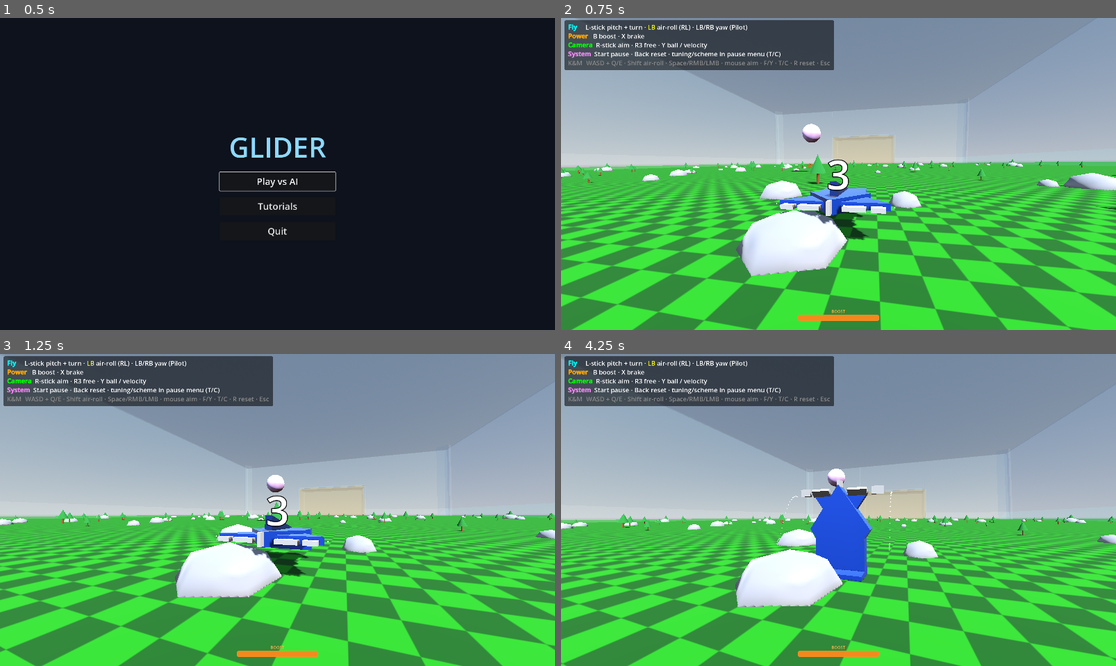
Above: before the commit, frames 1-4 (two rows, left to right).
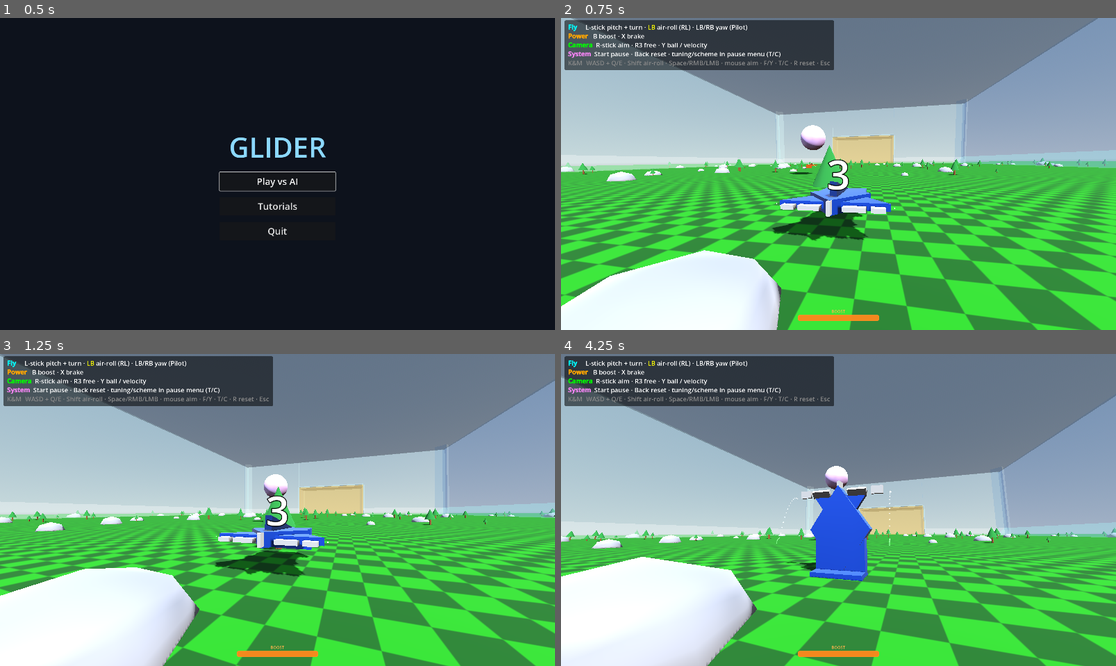
Above: after the commit, the same moments.

Repository: westonkelliher/glider
Game: Godot game, scene res://scenes/main_menu.tscn
Same seed, same stepped clock (60 frames per second), same inputs: the game is played once before the commit and once after it.
Inputs (mouse positions are in pixels of both pictures, inside the frame that each line leads up to):
- Up to frame 1 (0.5 s): no input
- Up to frame 2 (0.75 s): click "Play vs AI" at 0.5 s
- Up to frame 3 (1.25 s): no input
- Up to frame 4 (4.25 s): tap Enter (ui_accept) at 1.25, 1.52, 2, 2.27, 3.77 s; move the mouse to (866, 510) at 1.27 s; press the mouse at (866, 510) at 1.28 s; hold W (move_forward) from 1.28 s (still down); move the mouse to (810, 510) at 2.02 s; release the mouse at (810, 510) at 2.03 s; tap Shift (air_roll) at 2.1 s; move the mouse to (849, 503) at 2.77 s; hold Right mouse button (boost) 2.78-3.53 s; tap R (reset) at 3.5 s; move the mouse to (832, 516) at 3.52 s; tap Y (cam_ball_toggle) at 3.6 s

Frame 1 is identical in both runs. In frame 2, 45% of the frame differs, in the area x 0-100%, y 0-100%; in frame 3, 45%; in frame 4, 58%.

Commit message:
Shrink arena ~30% and raise wall/goal opacity for visibility
Co-Authored-By: Claude Opus 4.8 (1M context) <noreply@anthropic.com>

Diff:
--- a/environment/arena.tscn
+++ b/environment/arena.tscn
@@ -8,16 +8,16 @@
 
 [sub_resource type="StandardMaterial3D" id="wall_mat"]
 transparency = 1
-albedo_color = Color(0.55, 0.75, 1, 0.12)
+albedo_color = Color(0.55, 0.75, 1, 0.32)
 roughness = 0.4
 
 [sub_resource type="StandardMaterial3D" id="goal_blue_mat"]
 transparency = 1
-albedo_color = Color(0.2, 0.5, 1, 0.22)
+albedo_color = Color(0.2, 0.5, 1, 0.45)
 
 [sub_resource type="StandardMaterial3D" id="goal_orange_mat"]
 transparency = 1
-albedo_color = Color(1, 0.5, 0.15, 0.22)
+albedo_color = Color(1, 0.5, 0.15, 0.45)
 
 [sub_resource type="BoxMesh" id="mesh_side"]
 material = SubResource("wall_mat")
--- a/scenes/main.tscn
+++ b/scenes/main.tscn
@@ -35,20 +35,21 @@
 [node name="Floor" parent="." unique_id=1291254760 instance=ExtResource("3_sugp2")]
 
 [node name="Arena" parent="." unique_id=1981620933 instance=ExtResource("5_arena")]
+transform = Transform3D(0.7, 0, 0, 0, 0.7, 0, 0, 0, 0.7, 0, 0, 0)
 
 [node name="GliderBody" parent="." unique_id=786574907 instance=ExtResource("2_0wfyh")]
-transform = Transform3D(2.5, 0, 0, 0, 2.5, 0, 0, 0, 2.5, 15, 1, 40)
+transform = Transform3D(2.5, 0, 0, 0, 2.5, 0, 0, 0, 2.5, 10.5, 1, 28)
 
 [node name="AIGlider" parent="." unique_id=130628218 instance=ExtResource("2_0wfyh")]
-transform = Transform3D(-2.5, 0, 0, 0, 2.5, 0, 0, 0, -2.5, -15, 1, -40)
+transform = Transform3D(-2.5, 0, 0, 0, 2.5, 0, 0, 0, -2.5, -10.5, 1, -28)
 is_ai = true
 ai_variant = "brain"
 
 [node name="Ball" parent="." unique_id=1901848942 instance=ExtResource("4_ball")]
-transform = Transform3D(1.2, 0, 0, 0, 1.2, 0, 0, 0, 1.2, 0, 10, 0)
+transform = Transform3D(1.2, 0, 0, 0, 1.2, 0, 0, 0, 1.2, 0, 7, 0)
 
 [node name="CameraRig" parent="." unique_id=478481249 node_paths=PackedStringArray("target", "ball") instance=ExtResource("3_jyhfs")]
-transform = Transform3D(1, 0, 0, 0, 1, 0, 0, 0, 1, 2.9999924, 82.19779, 90.10272)
+transform = Transform3D(1, 0, 0, 0, 1, 0, 0, 0, 1, 2.1, 57.5, 63)
 target = NodePath("../GliderBody")
 ball = NodePath("../Ball")
 
